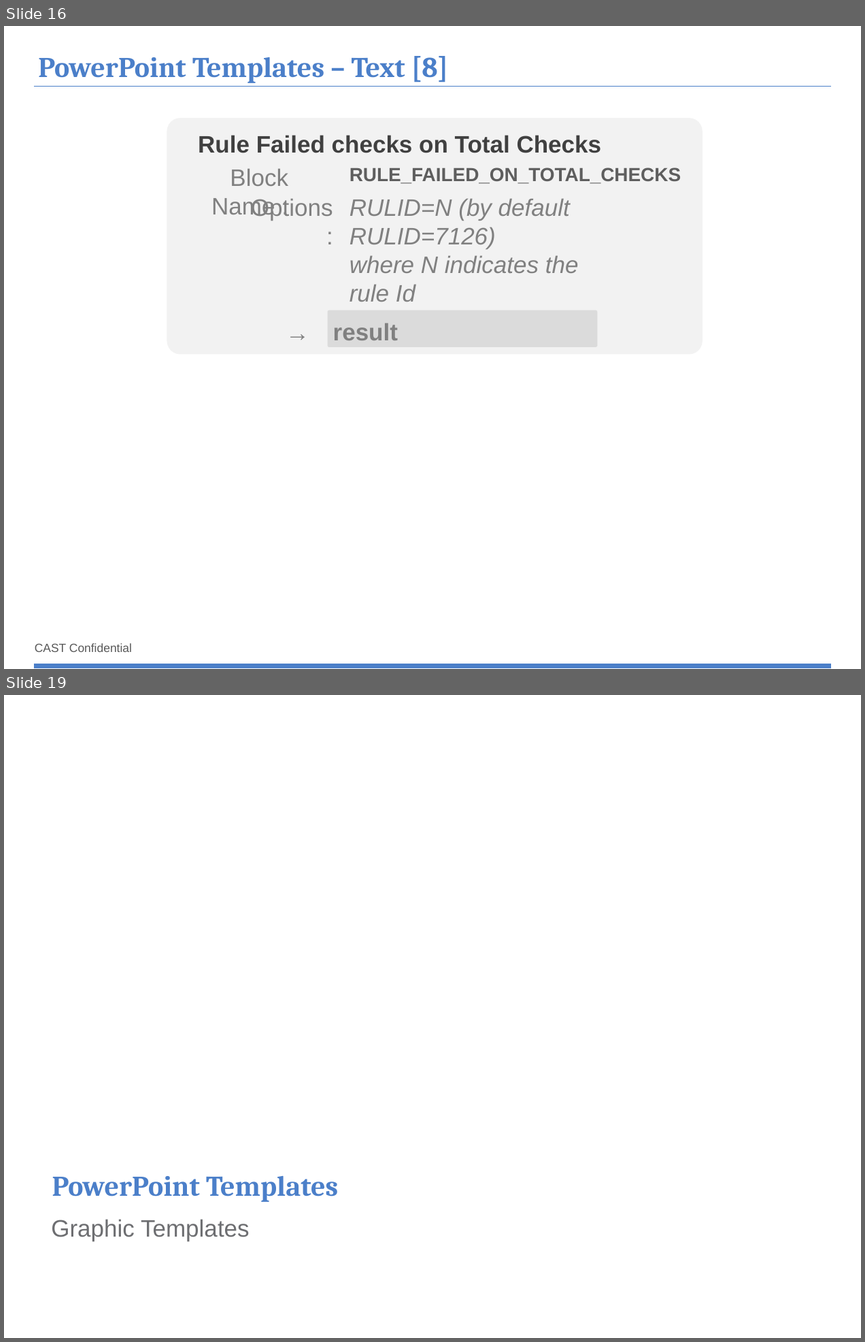
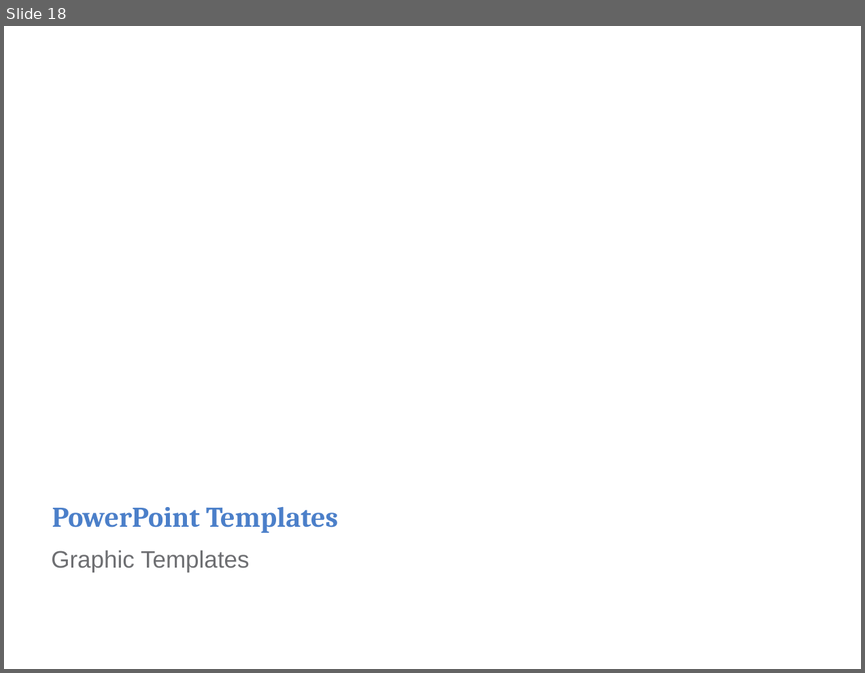
Before and after one commit to CAST-projects/ReportGenerator, a slide deck: CastReporting.Reporting/TemplatesFiles/1- Powerpoint-components-library.pptx. Shown one above the other, each under a label of ours: slides 16 and 19 before the commit, slide 18 after it; the slides between them are not shown. The pictures are 865x1342 and 865x673 pixels, drawn with LibreOffice and Linux fonts; fonts in the diff are those of the drawing; background and template pictures are left out. Boxes give left, top, right and bottom in pixels: in the first picture for what was removed or moved away, otherwise in the second. Text is boxed around its words. In the diff, an @@ line names an element or a change of style, - is before the commit and + after.

Commit message:
REPORTGEN-7 : RULE_TOTAL_CHECKS, RULE_FAILED_CHECKS, RULE_FAILED_ON_TOTAL_CHECKS and templates

```diff
--- a/CastReporting.Reporting/TemplatesFiles/1- Powerpoint-components-library.pptx
+++ b/CastReporting.Reporting/TemplatesFiles/1- Powerpoint-components-library.pptx
@@ slide 16 removed at (4, 26, 861, 669), background #FFFFFF @@
@@ title removed at (38, 56, 448, 83) @@
-PowerPoint Templates – Text [8]
@@ freeform shape removed at (34, 86, 831, 86) @@
@@ rounded rectangle removed at (167, 118, 702, 354) @@
@@ text removed at (198, 135, 602, 153) @@
-Rule Failed checks on Total Checks
@@ text removed at (211, 168, 288, 219) @@
-Block Name :
@@ text removed at (349, 167, 681, 184) @@
-RULE_FAILED_ON_TOTAL_CHECKS
@@ text removed at (251, 198, 333, 220) @@
-Options :
@@ text removed at (349, 198, 579, 301) @@
-RULID=N (by default RULID=7126)
-where N indicates the rule Id
@@ rounded rectangle removed at (327, 310, 597, 347) @@
@@ text removed at (277, 313, 318, 351) @@
-→
@@ text removed at (333, 323, 398, 340) @@
-result
@@ text removed at (35, 643, 132, 652) @@
-CAST Confidential
@@ rectangle removed at (34, 663, 831, 668) @@
@@ what was slide 19 is now slide 18 @@
```
Also in this commit, not shown: 4 slides changed, 6 other files.
